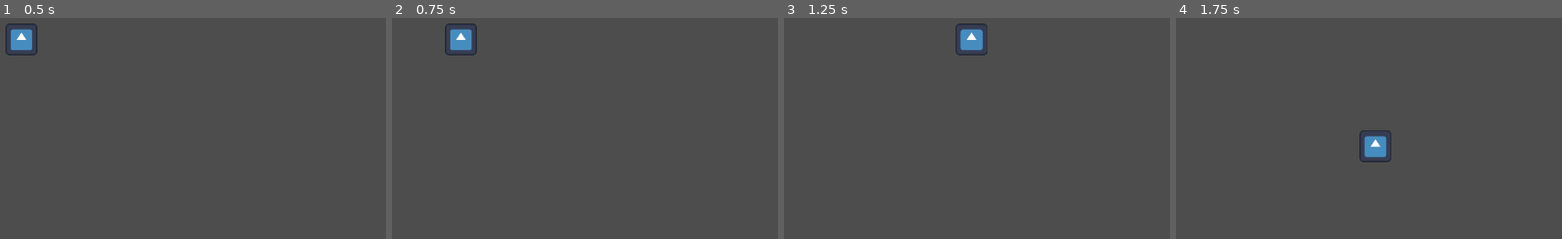
Above: before the commit, frames 1-4 (left to right).
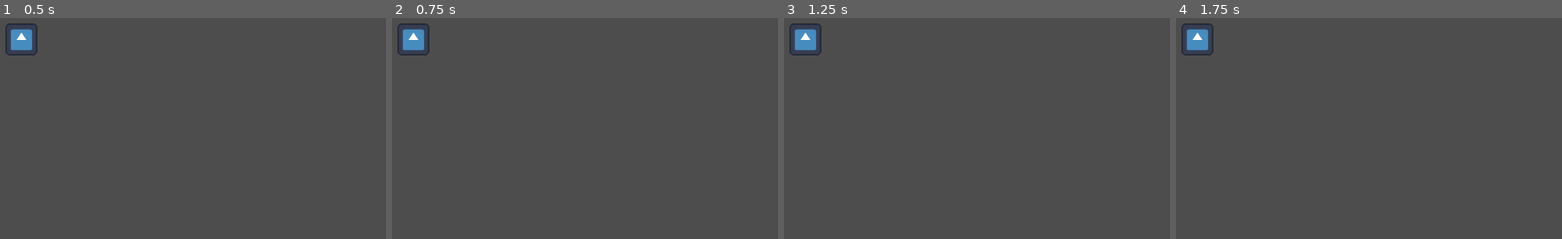
Above: after the commit, the same moments.

Repository: MArxcoop/JamsepticeyeProject
Game: Godot game, scene res://Scenes/TestScene.tscn
Two runs of this game, one before a commit and one after it. Both use one fixed random seed, a clock stepped at 60 frames per second and the inputs below. The engine's default icon, where the game draws it, is replaced by a stand-in: a white triangle on a blue panel in a dark square.
Inputs:
- Up to frame 1 (0.5 s): no input
- Up to frame 2 (0.75 s): tap Enter at 0.5 s; hold Right (ui_right) from 0.53 s (still down)
- Up to frame 3 (1.25 s): keep holding Right (ui_right)
- Up to frame 4 (1.75 s): release Right (ui_right) at 1.28 s; hold Down (ui_down) from 1.28 s (still down)

Frame 1 is identical in both runs. In frame 2, 1.6% of the frame differs, in the area x 1-22%, y 2-17%; in frame 3, 1.6%; in frame 4, 1.6%.

Commit message:
changed movement speed
changed speed to 80

Diff:
--- a/ghostie-game/ghost_player.gd
+++ b/ghostie-game/ghost_player.gd
@@ -1,13 +1,13 @@
 extends CharacterBody2D
 
 
-const SPEED = 75
+const SPEED = 80
 const JUMP_VELOCITY = -400.0
 
 
 func _physics_process(float) -> void:
-	var direction := Input.get_axis("ui_left", "ui_right")
-	var yDirection := Input.get_axis("ui_up", "ui_down")
+	var direction := Input.get_axis("left", "right")
+	var yDirection := Input.get_axis("up", "down")
 	if direction:
 		velocity.x = direction * SPEED
 	else:
Not shown, changed: ghostie-game/Art/icon.svg.import
